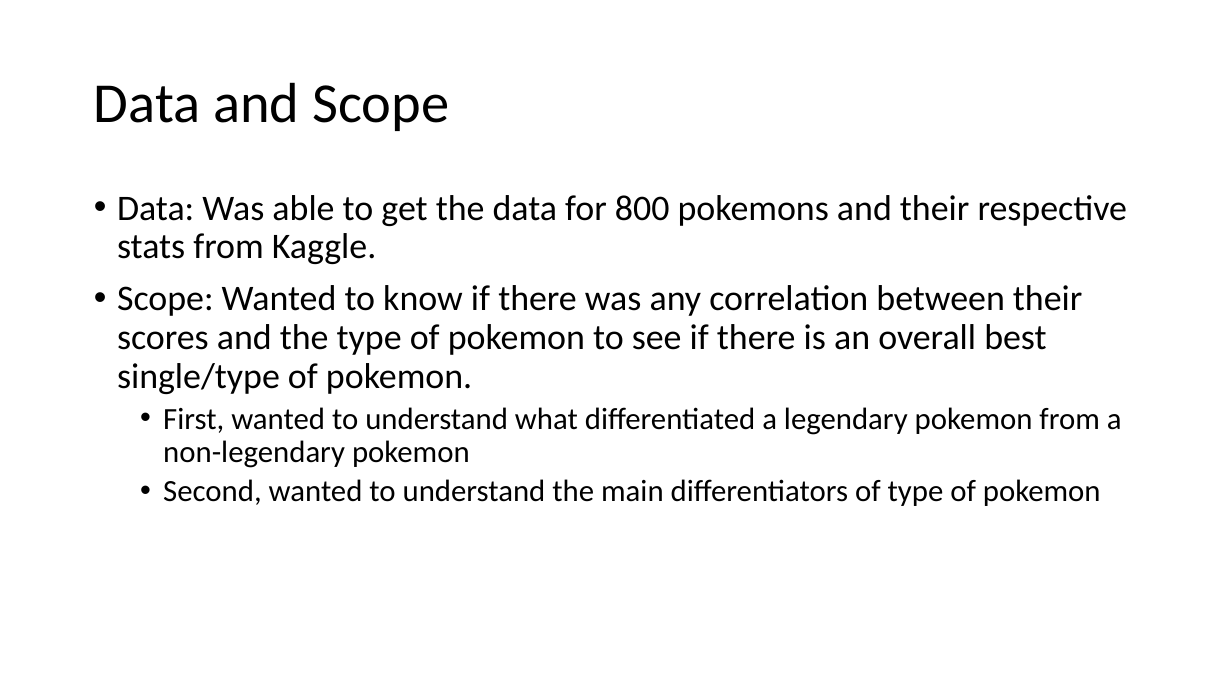
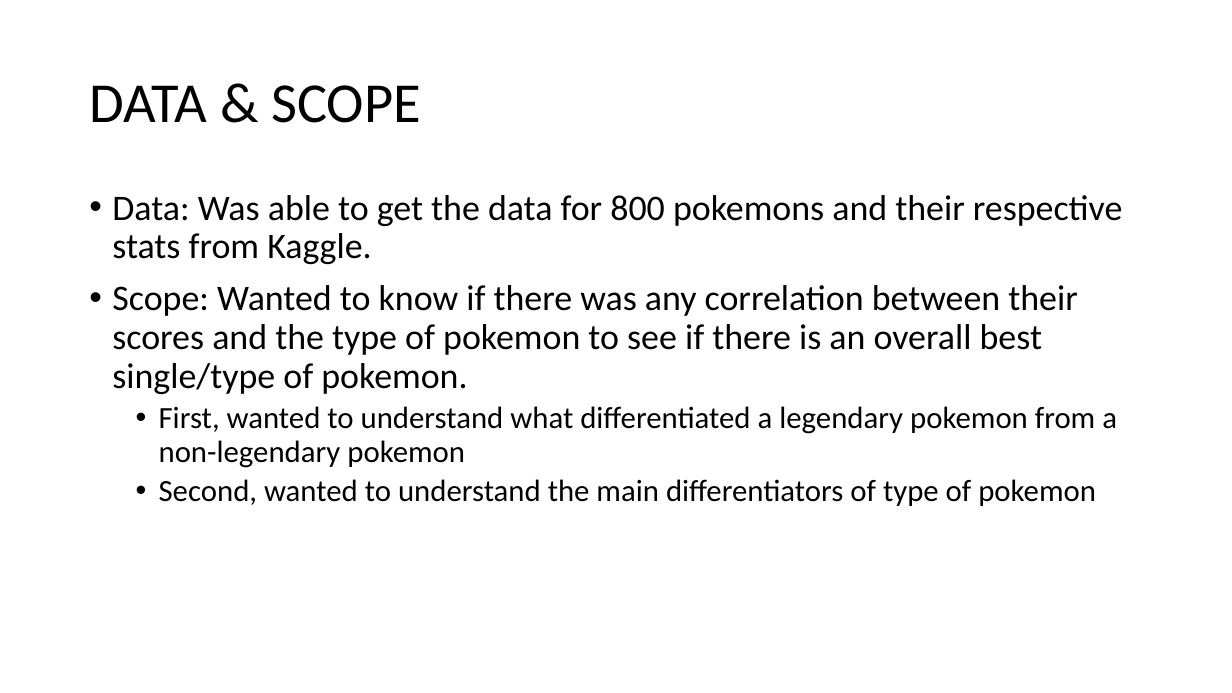
Before and after one commit to bchen150/GA_Homework, a slide deck: slide 4 of Pokemon/Classifying_Pokemon_final_project.pptx. Drawn at 1232x693 pixels with LibreOffice and Linux fonts; fonts in the diff are those of the drawing; background and template pictures are left out. Boxes give left, top, right and bottom in pixels: in the first picture for what was removed or moved away, otherwise in the second. Text is boxed around its words. In the diff, an @@ line names an element or a change of style, - is before the commit and + after.

```diff
--- a/Pokemon/Classifying_Pokemon_final_project.pptx
+++ b/Pokemon/Classifying_Pokemon_final_project.pptx
@@ title at (89, 85, 421, 123): text changed @@
-Data and Scope
+DATA & SCOPE
@@ text "Data: Was able to get ...": place and size @@
-text "Data: Was able to get ..." at (117, 195, 1128, 506)
+text "Data: Was able to get ..." at (112, 195, 1123, 506)
```
Also in this commit, not shown: 10 other slides changed.
